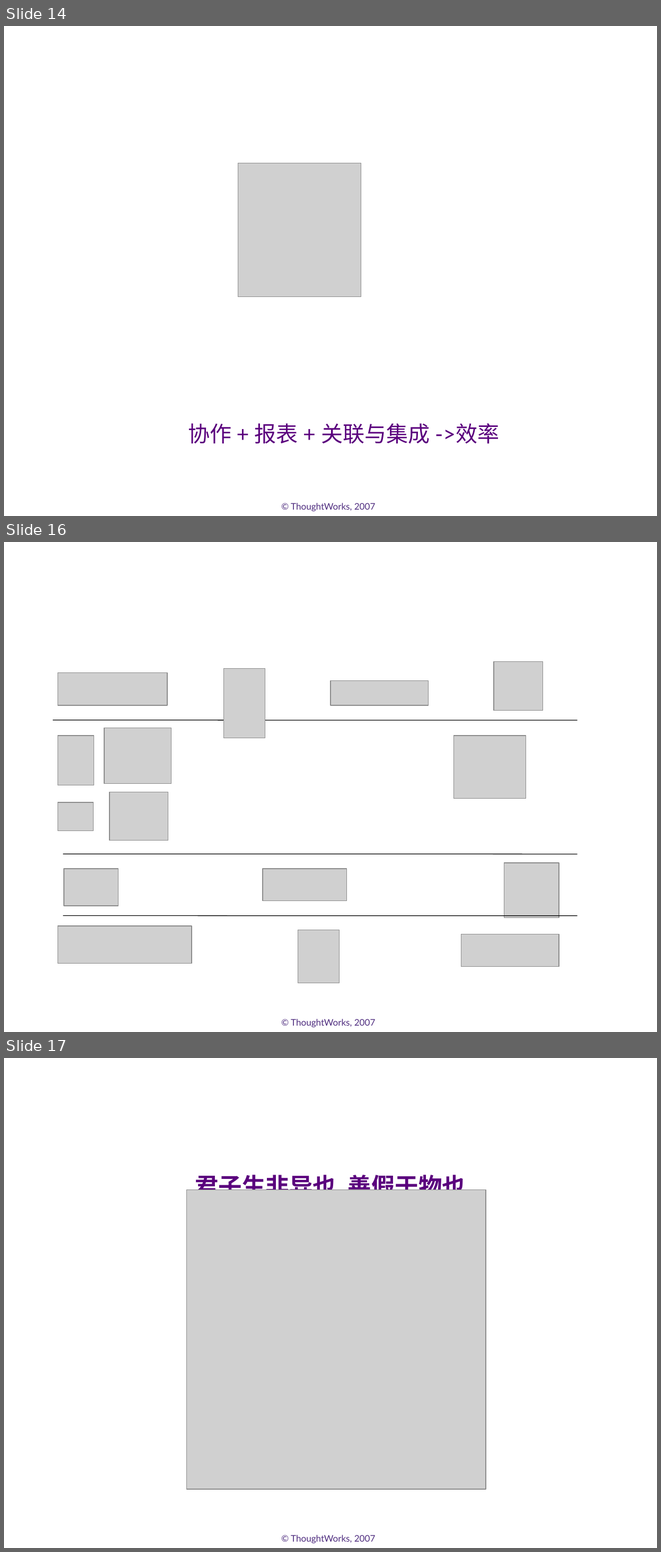
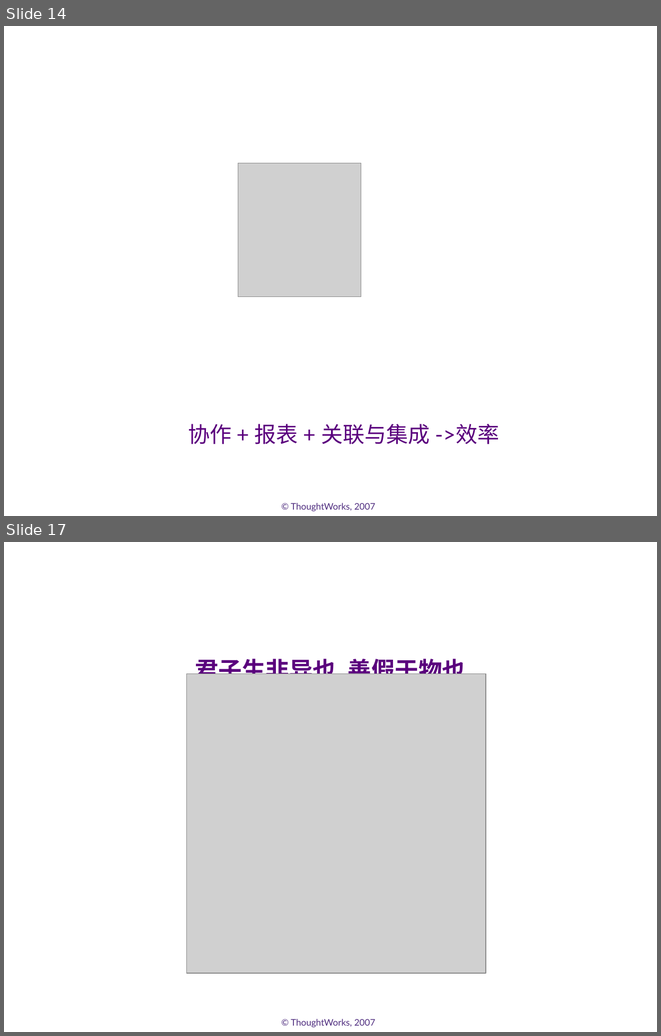
Before and after one commit to whimet/agilechina, a slide deck: docs/demo.ppt. Shown one above the other, each under a label of ours: slides 14, 16 and 17 before the commit, slides 14 and 17 after it; the slides between them are not shown. The pictures are 661x1552 and 661x1036 pixels, drawn with LibreOffice and Linux fonts; fonts in the diff are those of the drawing; grey boxes stand for pictures; background and template pictures are left out. Boxes give left, top, right and bottom in pixels: in the first picture for what was removed or moved away, otherwise in the second. Text is boxed around its words. In the diff, an @@ line names an element or a change of style, - is before the commit and + after.

```diff
--- a/docs/demo.ppt
+++ b/docs/demo.ppt
@@ slide 16 removed at [4, 542, 657, 1032], background #FFFFFF; not listed: 1 template element that a slide beside it also shows @@
@@ picture removed at [223, 669, 265, 738] @@
@@ picture removed at [494, 661, 542, 711] @@
@@ picture removed at [58, 672, 167, 705] @@
@@ picture removed at [330, 681, 429, 705] @@
@@ line removed from (53, 720) to (577, 720) @@
@@ picture removed at [104, 728, 170, 784] @@
@@ picture removed at [58, 735, 94, 785] @@
@@ picture removed at [454, 735, 526, 798] @@
@@ picture removed at [109, 792, 168, 840] @@
@@ picture removed at [58, 803, 94, 831] @@
@@ line removed from (63, 854) to (577, 854) @@
@@ picture removed at [64, 868, 118, 906] @@
@@ picture removed at [263, 868, 347, 900] @@
@@ picture removed at [504, 863, 559, 917] @@
@@ line removed from (63, 916) to (577, 916) @@
@@ picture removed at [58, 926, 192, 963] @@
@@ picture removed at [298, 930, 339, 983] @@
@@ picture removed at [461, 934, 559, 967] @@
```
Also in this commit, not shown: 2 slides changed, 2 slides added, 1 other slide removed, 1 other file.
